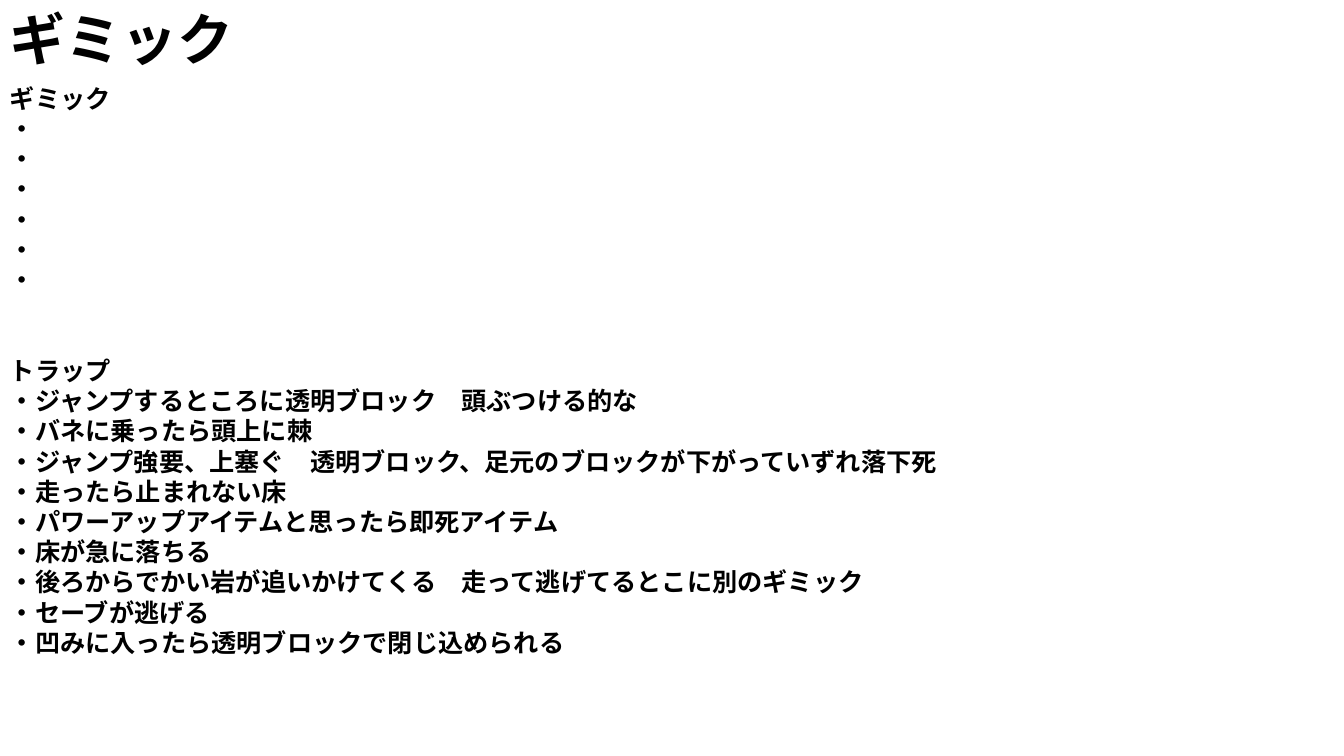
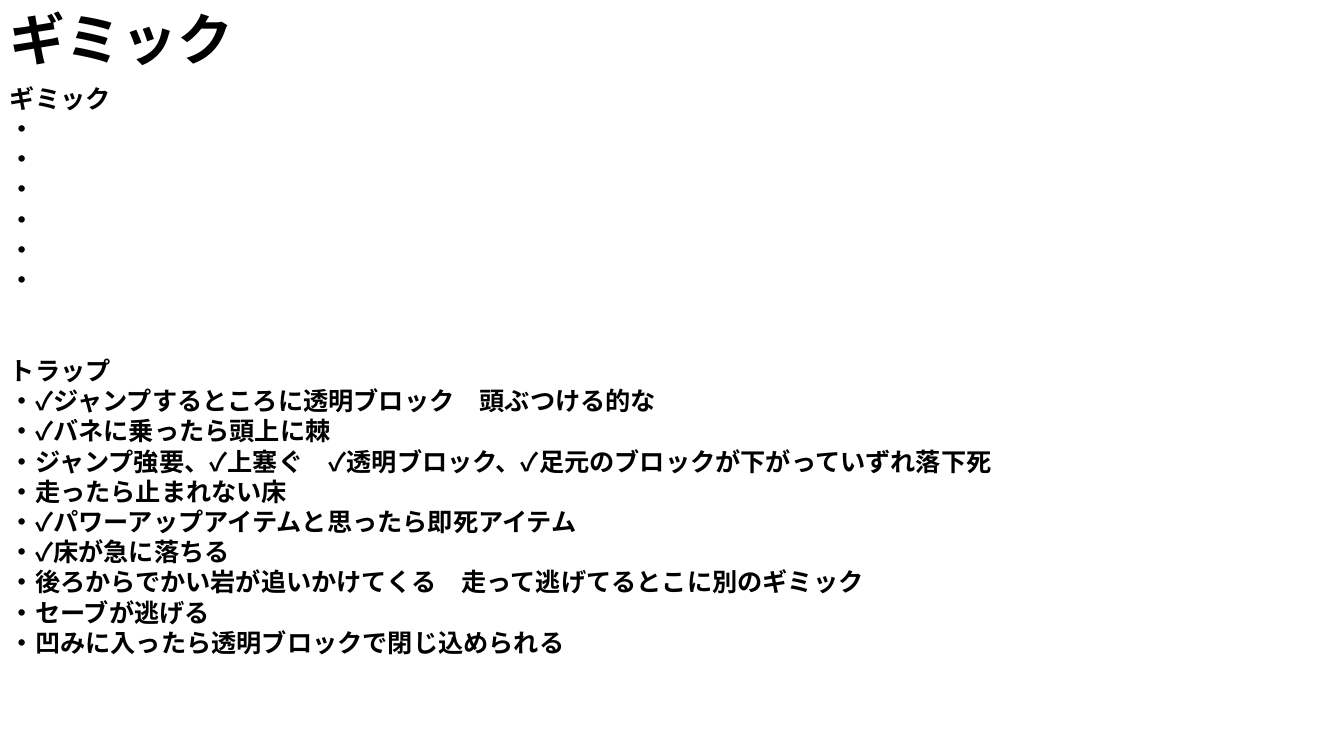
Before and after one commit to purauma/GameProductionPractice1, a slide deck: slide 3 of プレゼンテーション1.pptx. Drawn at 1344x756 pixels with LibreOffice and Linux fonts; fonts in the diff are those of the drawing. Boxes give left, top, right and bottom in pixels: in the first picture for what was removed or moved away, otherwise in the second. Text is boxed around its words. In the diff, an @@ line names an element or a change of style, - is before the commit and + after.

```diff
--- a/プレゼンテーション1.pptx
+++ b/プレゼンテーション1.pptx
@@ text at (10, 388, 992, 474): text changed @@
-・ジャンプするところに透明ブロック 頭ぶつける的な
-・バネに乗ったら頭上に棘
-・ジャンプ強要、上塞ぐ 透明ブロック、足元のブロックが下がっていずれ落下死
+・✓ジャンプするところに透明ブロック 頭ぶつける的な
+・✓バネに乗ったら頭上に棘
+・ジャンプ強要、✓上塞ぐ ✓透明ブロック、✓足元のブロックが下がっていずれ落下死
@@ text at (10, 509, 577, 564): text changed @@
-・パワーアップアイテムと思ったら即死アイテム
-・床が急に落ちる
+・✓パワーアップアイテムと思ったら即死アイテム
+・✓床が急に落ちる
```
Also in this commit, not shown: 4 other files.
